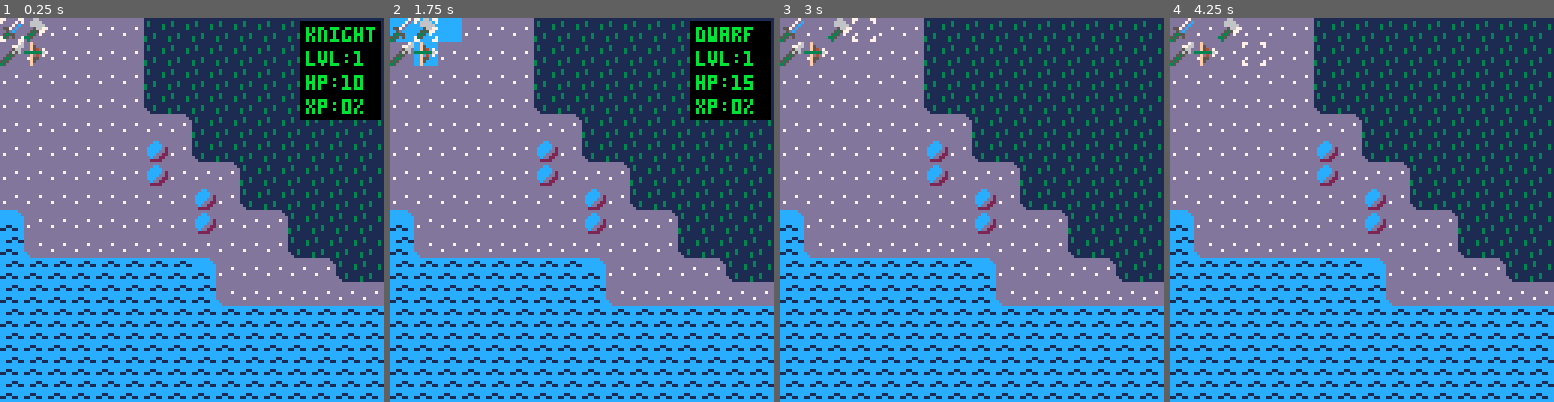
Above: before the commit, frames 1-4 (left to right).
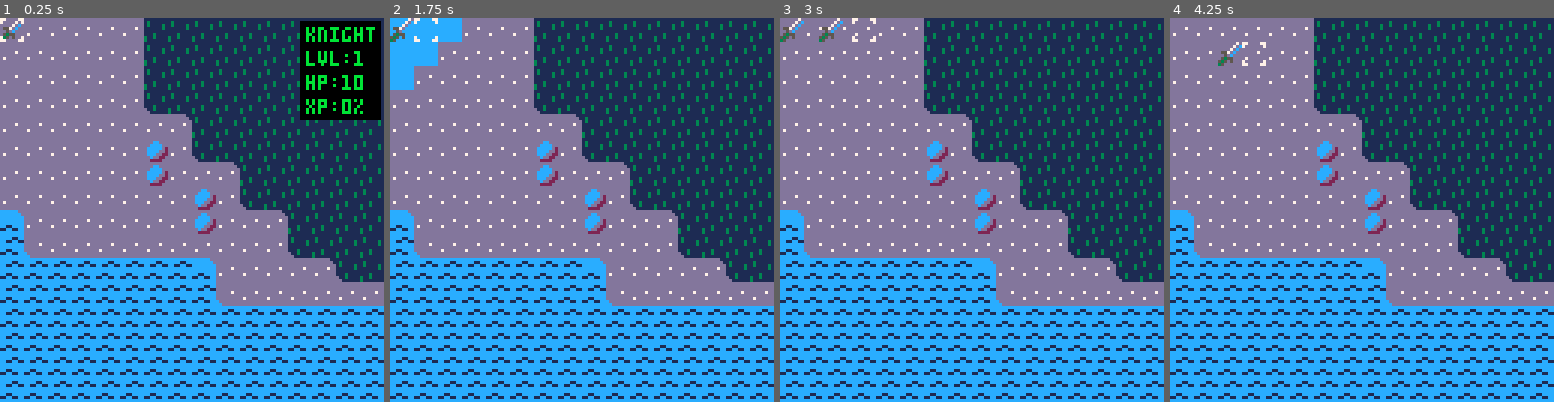
Above: after the commit, the same moments.

Repository: cstephen/PICO-8-Tactics
Game: PICO-8 cartridge tactics.p8
Same seed, same stepped clock (60 frames per second), same inputs: the game is played once before the commit and once after it.
Inputs:
- Up to frame 1 (0.25 s): no input
- Up to frame 2 (1.75 s): tap X (X key) at 0.33, 1.07 s; tap O (Z key) at 0.7, 1.7 s; hold Right from 1.6 s (still down)
- Up to frame 3 (3 s): tap X (X key) at 1.85, 2.97 s; release Right at 2.1 s; tap O (Z key) at 2.1, 2.5, 2.9 s; hold Up 2.15-2.42 s; hold Right from 2.47 s (still down)
- Up to frame 4 (4.25 s): release Right at 3.03 s; hold Left 3.08-3.58 s; tap O (Z key) at 3.3, 3.7, 4.1 s; hold Down 3.63-3.97 s; hold Right from 4.02 s (still down); tap X (X key) at 4.08 s

The runs differ from the first frame. In frame 1, 0.5% of the frame differs, in the area x 0-13%, y 0-13%; in frame 2, 6.5%, in the area x 0-100%, y 0-27%; in frame 3, 0.6%; in frame 4, 0.7%.

Commit message:
Rename enemy units to take advantage of space for six letters.

Diff:
--- a/tactics.p8
+++ b/tactics.p8
@@ -74,19 +74,19 @@
   wolf = {
     evil = 65
   },
-  skel = {
+  skelet = {
     evil = 66
   },
   witch = {
     evil = 67
   },
-  zombi = {
+  zombie = {
     evil = 68
   },
   ghost = {
     evil = 69
   },
-  lagon = {
+  creatur = {
     evil = 70
   },
   jack = {
@@ -233,7 +233,7 @@
       obstacle = 0
     }
   },
-  skel = {
+  skelet = {
     basehp = 2,
     basemight = 1,
     basespeed = 6,
@@ -279,7 +279,7 @@
       obstacle = 2
     }
   },
-  zombi = {
+  zombie = {
     basehp = 4,
     basemight = 1,
     basespeed = 2,
@@ -325,7 +325,7 @@
       obstacle = 1
     }
   },
-  lagon = {
+  creatur = {
     basehp = 2,
     basemight = 1,
     basespeed = 2,
@@ -414,18 +414,18 @@
   processterrain()
 
   add(g_units.good, createunit("knight", 1, "good", 18, 0))
-  add(g_units.good, createunit("dwarf", 1, "good", 19, 0))
-  add(g_units.good, createunit("lancer", 1, "good", 18, 1))
-  add(g_units.good, createunit("archer", 1, "good", 19, 1))
+  -- add(g_units.good, createunit("dwarf", 1, "good", 19, 0))
+  -- add(g_units.good, createunit("lancer", 1, "good", 18, 1))
+  -- add(g_units.good, createunit("archer", 1, "good", 19, 1))
 
   local randomunits = {
     "frank",
     "wolf",
-    "skel",
+    "skelet",
     "witch",
-    "zombi",
+    "zombie",
     "ghost",
-    "lagon",
+    "creatur",
     "jack"
   }
 
